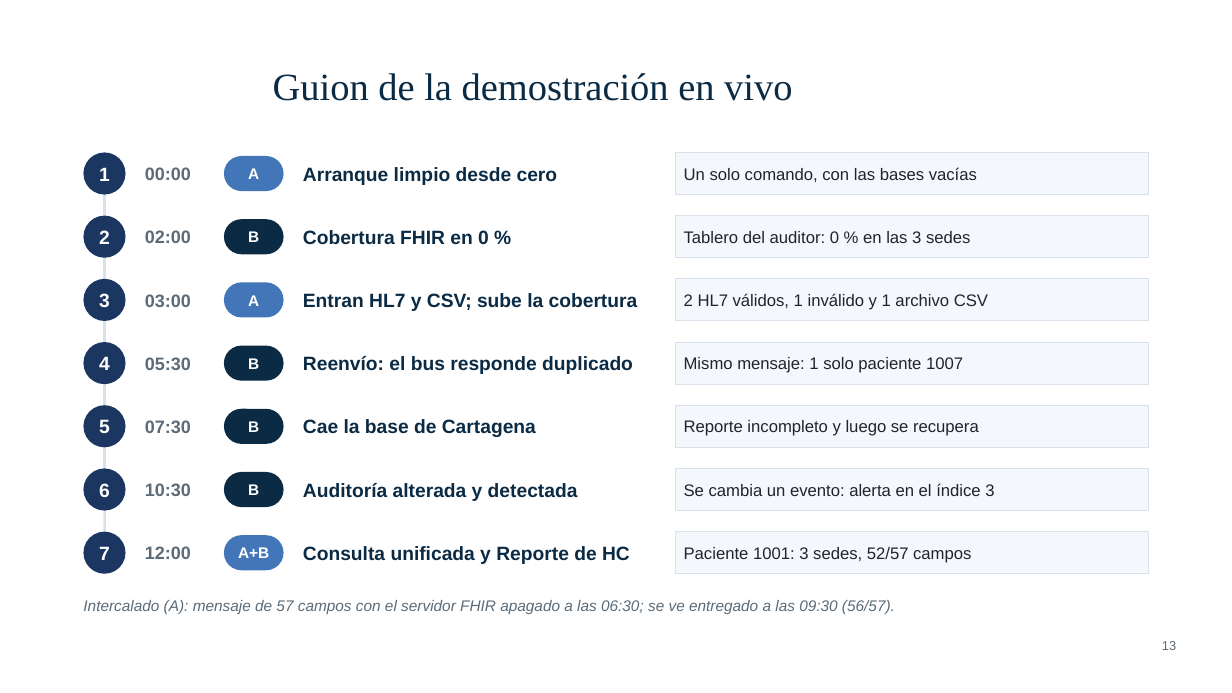
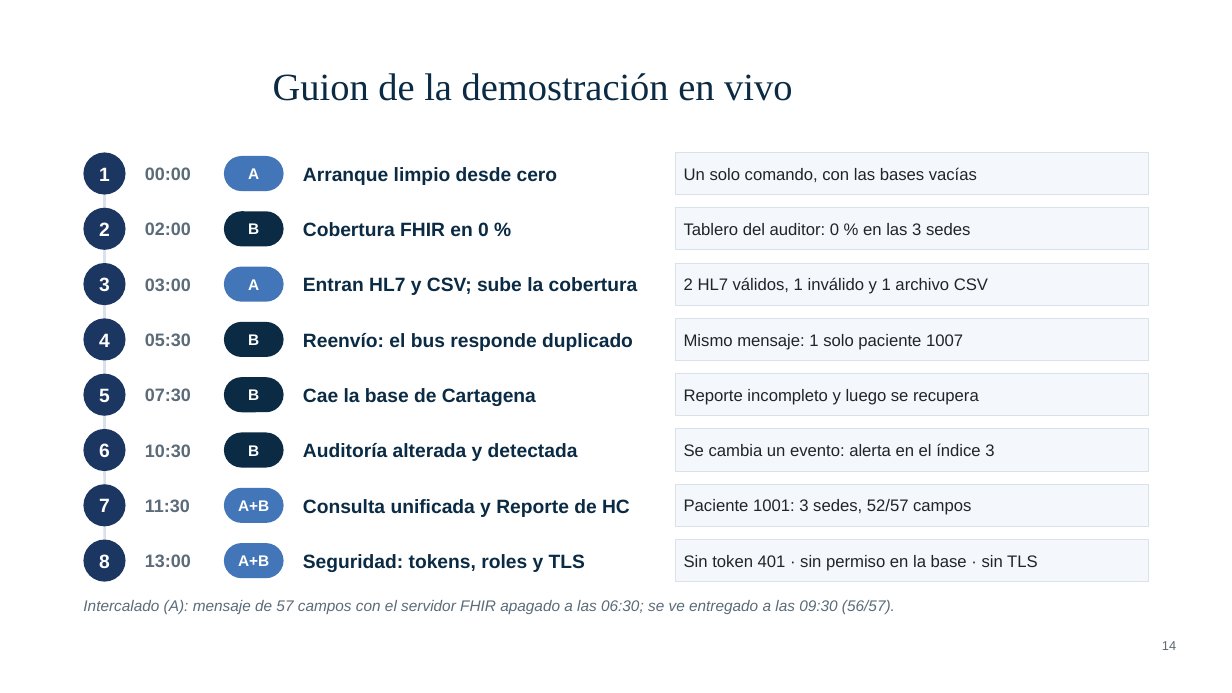
Before and after one commit to jose18000/Parcial-Final-Sistemas-Distribuidos-Plataforma-de-Interoperabilidad-en-Salud, a slide deck: slide 14 of docs/presentacion/Presentacion_Sustentacion.pptx (slide 13 before the commit). Drawn at 1232x693 pixels with LibreOffice and Linux fonts; fonts in the diff are those of the drawing; background and template pictures are left out. Boxes give left, top, right and bottom in pixels: in the first picture for what was removed or moved away, otherwise in the second. Text is boxed around its words. In the diff, an @@ line names an element or a change of style, - is before the commit and + after.

Commit message:
docs: informe, presentación y guion con la sección de seguridad

```diff
--- a/docs/presentacion/Presentacion_Sustentacion.pptx
+++ b/docs/presentacion/Presentacion_Sustentacion.pptx
@@ line moved from (104, 174) - (104, 553) to (104, 174) - (104, 561) @@
@@ 2 texts, 1 ellipse, 1 rounded rectangle, 1 rectangle: place and size @@
-2 texts, 1 ellipse, 1 rounded rectangle, 1 rectangle at <box>83,215,1149,258</box>
+2 texts, 1 ellipse, 1 rounded rectangle, 1 rectangle at <box>83,208,1149,250</box>
@@ 2 texts, 1 ellipse, 1 rectangle, 1 rounded rectangle: place and size @@
-2 texts, 1 ellipse, 1 rectangle, 1 rounded rectangle at <box>83,279,1149,322</box>
+2 texts, 1 ellipse, 1 rectangle, 1 rounded rectangle at <box>83,263,1149,306</box>
@@ 2 texts, 1 ellipse, 1 rectangle, 1 rounded rectangle: place and size @@
-2 texts, 1 ellipse, 1 rectangle, 1 rounded rectangle at <box>83,342,1149,384</box>
+2 texts, 1 ellipse, 1 rectangle, 1 rounded rectangle at <box>83,319,1149,361</box>
@@ rounded rectangle "B": place and size @@
-rounded rectangle "B" at <box>224,409,284,444</box>
+rounded rectangle "B" at <box>224,377,284,412</box>
@@ 2 texts, 1 ellipse, 1 rectangle: place and size @@
-2 texts, 1 ellipse, 1 rectangle at <box>83,406,1149,448</box>
+2 texts, 1 ellipse, 1 rectangle at <box>83,373,1149,416</box>
@@ 2 texts, 1 ellipse, 1 rounded rectangle, 1 rectangle: place and size @@
-2 texts, 1 ellipse, 1 rounded rectangle, 1 rectangle at <box>83,469,1149,511</box>
+2 texts, 1 ellipse, 1 rounded rectangle, 1 rectangle at <box>83,429,1149,471</box>
@@ text added at <box>145,499,190,512</box>, 14 pt, text #5B6B78, bold @@
+11:30
@@ 1 ellipse, 1 rounded rectangle, 1 text, 1 rectangle: place and size @@
-1 ellipse, 1 rounded rectangle, 1 text, 1 rectangle at <box>83,531,1149,574</box>
+1 ellipse, 1 rounded rectangle, 1 text, 1 rectangle at <box>83,484,1149,527</box>
@@ ellipse added at <box>83,540,126,582</box>, fill #1B3661, 15 pt, text #FFFFFF, bold @@
+8
@@ text at <box>145,554,191,567</box>: text changed @@
-12:00
+13:00
@@ rounded rectangle added at <box>224,543,284,579</box>, fill #4376B8, 12 pt, text #FFFFFF, bold @@
+A+B
@@ text added at <box>303,554,585,572</box>, 15 pt, text #0B2B45, bold @@
+Seguridad: tokens, roles y TLS
@@ rectangle added at <box>677,540,1149,582</box>, fill #F4F7FB, outline #D9E1EA 0.75 pt, 13 pt, text #212529 @@
+Sin token 401 · sin permiso en la base · sin TLS
@@ page number at <box>1162,641,1176,650</box>: text changed @@
-13
+14
```
Also in this commit, not shown: 6 other slides changed, 1 slide added, 5 other files.
